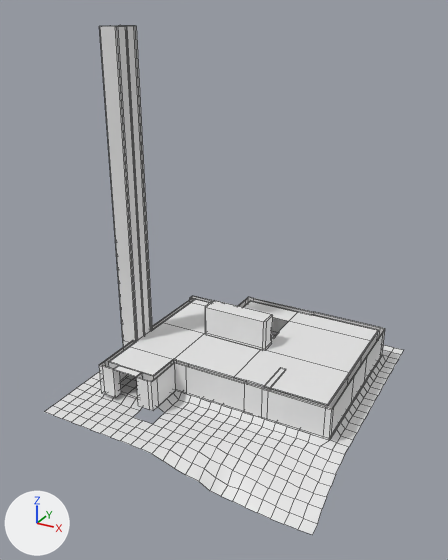
What one commit did to the FBX model Assets/Models/firstFloor.fbx.
Before and after are seen from a camera (50 mm lens) standing at (71.7, -87.4, 76.3) and looking at (14.8, 16.0, 24.6). Every picture has the same lights, and +X, +Y and +Z are marked at lower left. Mesh edges are drawn as thin lines. Where no turn or scale is listed for an object, it has been applied to the vertices.

The first picture shows 'ElevatorShaft', 'FirstFloor', 'Grid', 'Roof'.
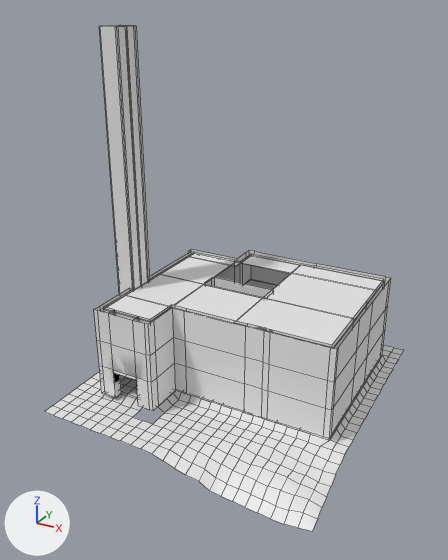
Changed parts and their boxes (x1, y1, x2, y2) in the pictures (448 x 560 px; the box of a moved part takes in the faces that stretch with it):
'FirstFloor', reshaped: before (99, 296, 385, 440); after (97, 306, 388, 440)
'Roof', reshaped (not visible afterwards): before (108, 299, 379, 406)
'SecondFloor', added: after (94, 249, 391, 382)
    faces in mat_material_003 (white #e7e7e7): (94, 249, 391, 382)
    faces in mat_material_002 (white #e7e7e7): (184, 309, 248, 357)
'RoofThird', added: after (103, 254, 385, 348)
'Roof2nd', added: after (246, 279, 277, 290)
part 1 of me_cube_017, moved or reshaped: before (99, 296, 385, 410); after (97, 306, 388, 410)

The change, as a list of edits to the scene's bpy script:
```text
Change me_plane_001:
    used by ob_roof; location = (12.3, 31.5, 6.4)
    remove me_plane_001.from_pydata(...)  # 22 vertices, 10 faces; spans x -18.3..29.0, y -29.6..12.4, z 0.0
    add me_plane_001.from_pydata(...)  # 44 vertices, 42 faces; spans x -18.3..29.0, y -29.6..12.4, z -0.8..-0.6
    me_plane_001 part 2: the whole mesh is rebuilt
Change me_cube_017:
    used by ob_firstfloor; location = (-5.8, 0.9, 1.0)
    remove me_cube_017.from_pydata(...)  # 200 vertices, 170 faces; spans x -1.7..48.0, y -1.0..44.5, z -1.7..12.6
    add me_cube_017.from_pydata(...)  # 204 vertices, 170 faces; spans x -1.7..48.0, y -1.0..44.5, z -1.7..11.5
    me_cube_017 part 1
    9 faces are deleted
    56 vertices in x -1.7..48.0, y -1.0..44.5, z 5.6 move by (0.0, 0.0, 5.9)
    8 vertices in x 11.8..27.4, y 21.5..25.7, z 12.6 move by (0.0, 0.0, -1.2)
    4 vertices are added at (2.8, -1.0, 4.6), (2.8, 1.0, 4.6), (8.8, -1.0, 4.6), (8.8, 1.0, 4.6)
    9 new faces join them, mat_material_003 (white #e7e7e7)
Add me_plane_005:
    me_plane_005.from_pydata(...)  # 44 vertices, 42 faces; spans x -18.3..29.0, y -29.6..12.4, z -0.8..-0.6
    me_plane_005.materials.append(mat_material_003)  # white #e7e7e7
Add me_cube_023:
    me_cube_023.from_pydata(...)  # 124 vertices, 64 faces; spans x -1.7..48.0, y -1.0..44.5, z 11.4..18.6
    # faces by material slot: [62, 2]
    me_cube_023.materials.append(mat_material_003)  # white #e7e7e7
    me_cube_023.materials.append(mat_material_002)  # white #e7e7e7
Add ob_roofthird:
    ob_roofthird = bpy.data.objects.new('RoofThird', me_plane_005)
    ob_roofthird.location = (12.3, 31.5, 19.7)
Add ob_secondfloor:
    ob_secondfloor = bpy.data.objects.new('SecondFloor', me_cube_023)
    ob_secondfloor.location = (-5.8, 0.9, 1.0)
Add ob_roof2nd:
    ob_roof2nd = bpy.data.objects.new('Roof2nd', me_plane_005.copy())
    ob_roof2nd.location = (12.3, 31.5, 13.1)
```
